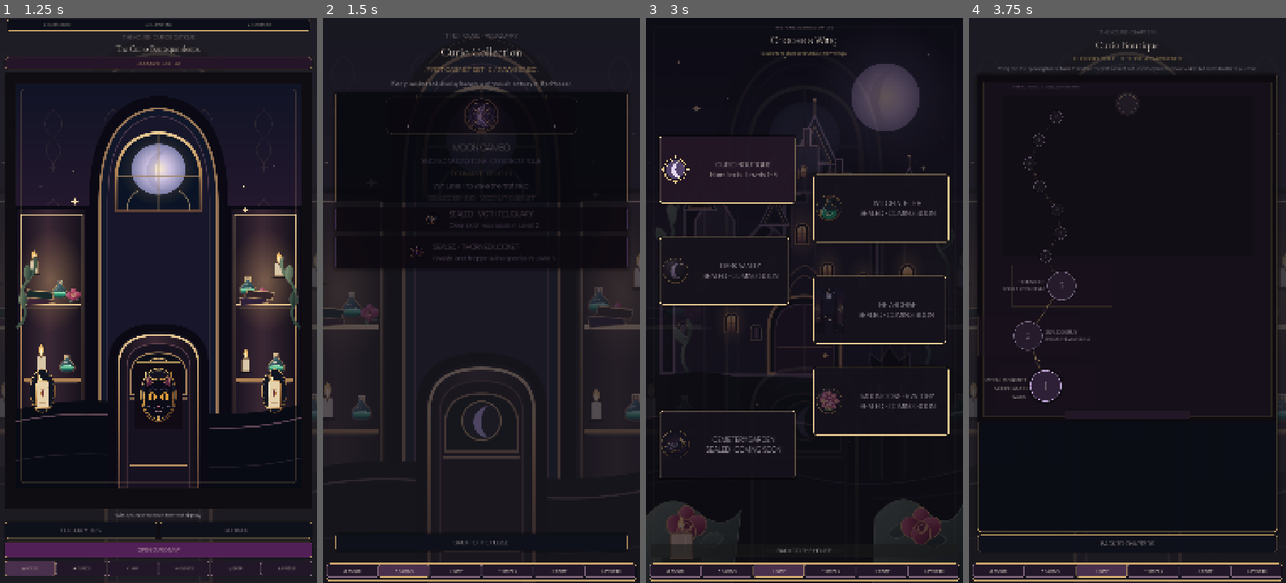
Above: before the commit, frames 1-4 (left to right).
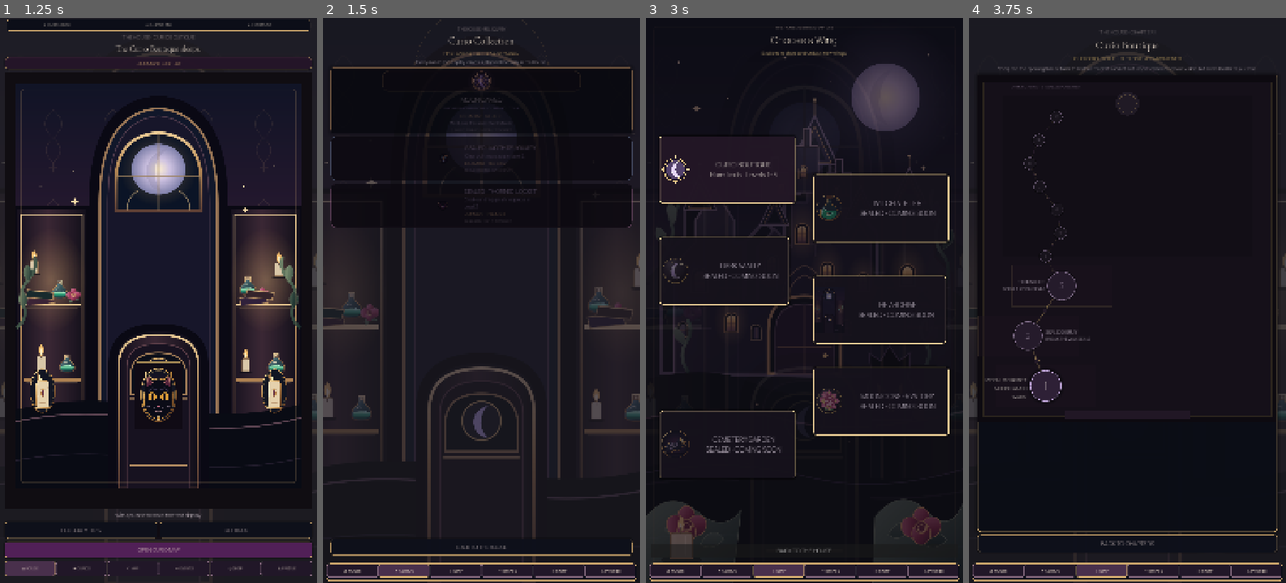
Above: after the commit, the same moments.

Repository: Jay-prodesign/akilta-match3
Game: Godot game, scene res://src/app/app_bootstrap.tscn
Two runs of this game, one before a commit and one after it. Both use one fixed random seed, a clock stepped at 60 frames per second and the inputs below.
Inputs:
- Up to frame 1 (1.25 s): click "ENTER THE HOUSE" at 0.5 s
- Up to frame 2 (1.5 s): click "RELIQUARY · 0 / 3" at 1.25 s
- Up to frame 3 (3 s): click "⌂ HOUSE" at 2 s; click "OPEN CURIO MAP" at 2.75 s
- Up to frame 4 (3.75 s): click "CURIO BOUTIQUE Rare finds · L…" at 3.5 s

Frame 1 is identical in both runs. In frame 2, 4.3% of the frame differs, in the area x 2-98%, y 1-96%; in frame 3, less than 0.1%; in frame 4, nothing differs.

Commit message:
product: make all three opening Curios feel like real rewards

Diff:
--- a/src/ui/collection/curio_collection.gd
+++ b/src/ui/collection/curio_collection.gd
@@ -13,9 +13,13 @@
 @onready var slot2_number: Label = $Layout/Cards/Slot2/Content/Number
 @onready var slot2_name: Label = $Layout/Cards/Slot2/Content/Copy/Name
 @onready var slot2_hint: Label = $Layout/Cards/Slot2/Content/Copy/Hint
+@onready var slot2_state: Label = $Layout/Cards/Slot2/Content/Copy/State
+@onready var slot2_origin: Label = $Layout/Cards/Slot2/Content/Copy/Origin
 @onready var slot3_number: Label = $Layout/Cards/Slot3/Content/Number
 @onready var slot3_name: Label = $Layout/Cards/Slot3/Content/Copy/Name
 @onready var slot3_hint: Label = $Layout/Cards/Slot3/Content/Copy/Hint
+@onready var slot3_state: Label = $Layout/Cards/Slot3/Content/Copy/State
+@onready var slot3_origin: Label = $Layout/Cards/Slot3/Content/Copy/Origin
 @onready var slot2_card: PanelContainer = $Layout/Cards/Slot2
 @onready var slot3_card: PanelContainer = $Layout/Cards/Slot3
 
@@ -54,18 +58,38 @@
 	var has_locket := curios.has("thorned_locket")
 	slot2_name.text = "MOTH RELIQUARY" if has_moth else "SEALED · MOTH RELIQUARY"
 	slot2_hint.text = "Recovered from the sealed side cabinet." if has_moth else "Clear both wax seals in Level 2."
-	slot2_number.modulate = Color.WHITE if has_moth else Color(0.65, 0.60, 0.68, 0.8)
-	slot2_card.modulate = Color.WHITE if has_moth else Color(0.72, 0.68, 0.76, 0.86)
+	slot2_state.text = "AWAKENED · RELIC 02" if has_moth else "DORMANT · RELIC 02"
+	slot2_origin.text = "RECOVERED FROM · SEALED DISPLAY" if has_moth else "SEALED BEHIND · WAX DISPLAY"
+	slot2_number.modulate = Color.WHITE if has_moth else Color(0.55, 0.51, 0.60, 0.72)
+	slot2_card.modulate = Color.WHITE if has_moth else Color(0.66, 0.62, 0.72, 0.82)
+	_apply_reward_card_style(slot2_card, has_moth, Color("#9BBED0"))
 	slot3_name.text = "THORNED LOCKET" if has_locket else "SEALED · THORNED LOCKET"
 	slot3_hint.text = "A moon-beam sigil opened its thorned clasp." if has_locket else "Create and trigger a line special in Level 3."
-	slot3_number.modulate = Color.WHITE if has_locket else Color(0.65, 0.60, 0.68, 0.8)
-	slot3_card.modulate = Color.WHITE if has_locket else Color(0.72, 0.68, 0.76, 0.86)
+	slot3_state.text = "AWAKENED · RELIC 03" if has_locket else "DORMANT · RELIC 03"
+	slot3_origin.text = "RECOVERED FROM · THORNLIGHT ARRANGEMENT" if has_locket else "SEALED BEHIND · THORNLIGHT"
+	slot3_number.modulate = Color.WHITE if has_locket else Color(0.55, 0.51, 0.60, 0.72)
+	slot3_card.modulate = Color.WHITE if has_locket else Color(0.66, 0.62, 0.72, 0.82)
+	_apply_reward_card_style(slot3_card, has_locket, Color("#C98BA8"))
 	if _moon_art != null:
 		_moon_art.texture = _load_moon_texture(MOON_AWAKENED_PATH if has_moon else MOON_SEALED_PATH)
 		_moon_art.modulate = Color.WHITE if has_moon else Color(0.75, 0.70, 0.81, 0.78)
 	if moon_ritual != null:
 		moon_ritual.set("glow_strength", 0.82 if has_moon else 0.18)
 		moon_ritual.queue_redraw()
+
+func _apply_reward_card_style(card: PanelContainer, awakened: bool, accent: Color) -> void:
+	if card == null:
+		return
+	var box := StyleBoxFlat.new()
+	box.bg_color = Color("#151019", 0.98) if awakened else Color("#100D14", 0.96)
+	box.border_color = Color(accent.r, accent.g, accent.b, 0.76 if awakened else 0.28)
+	box.set_border_width_all(2 if awakened else 1)
+	box.set_corner_radius_all(18)
+	box.content_margin_left = 12
+	box.content_margin_right = 12
+	box.content_margin_top = 10
+	box.content_margin_bottom = 10
+	card.add_theme_stylebox_override("panel", box)
 
 func _install_moon_art() -> void:
 	if moon_ritual == null:
--- a/src/ui/collection/curio_collection.tscn
+++ b/src/ui/collection/curio_collection.tscn
@@ -50,37 +50,37 @@
 anchors_preset = 15
 anchor_right = 1.0
 anchor_bottom = 1.0
-offset_left = 42.0
-offset_top = 42.0
-offset_right = -42.0
-offset_bottom = -38.0
-theme_override_constants/separation = 16
+offset_left = 26.0
+offset_top = 28.0
+offset_right = -26.0
+offset_bottom = -24.0
+theme_override_constants/separation = 8
 
 [node name="Eyebrow" type="Label" parent="Layout"]
 layout_mode = 2
 theme_override_colors/font_color = Color(0.663, 0.6, 0.659, 1)
-theme_override_font_sizes/font_size = 23
+theme_override_font_sizes/font_size = 15
 text = "THE HOUSE · RELIQUARY"
 horizontal_alignment = 1
 
 [node name="Title" type="Label" parent="Layout"]
 layout_mode = 2
 theme_override_colors/font_color = Color(0.945, 0.91, 0.866, 1)
-theme_override_font_sizes/font_size = 42
+theme_override_font_sizes/font_size = 34
 text = "Curio Collection"
 horizontal_alignment = 1
 
 [node name="Count" type="Label" parent="Layout"]
 layout_mode = 2
 theme_override_colors/font_color = Color(0.851, 0.71, 0.416, 1)
-theme_override_font_sizes/font_size = 23
+theme_override_font_sizes/font_size = 16
 text = "FIRST CABINET SET · 0 / 3 AWAKENED"
 horizontal_alignment = 1
 
 [node name="Intro" type="Label" parent="Layout"]
 layout_mode = 2
 theme_override_colors/font_color = Color(0.851, 0.804, 0.835, 1)
-theme_override_font_sizes/font_size = 22
+theme_override_font_sizes/font_size = 16
 text = "Every awakened display leaves a physical memory in the House."
 horizontal_alignment = 1
 autowrap_mode = 2
@@ -88,21 +88,21 @@
 [node name="Cards" type="VBoxContainer" parent="Layout"]
 layout_mode = 2
 size_flags_vertical = 3
-theme_override_constants/separation = 14
+theme_override_constants/separation = 10
 alignment = 0
 
 [node name="MoonCard" type="PanelContainer" parent="Layout/Cards"]
-custom_minimum_size = Vector2(0, 300)
+custom_minimum_size = Vector2(0, 210)
 layout_mode = 2
 theme_override_styles/panel = SubResource("Card")
 
 [node name="Content" type="VBoxContainer" parent="Layout/Cards/MoonCard"]
 layout_mode = 2
-theme_override_constants/separation = 10
+theme_override_constants/separation = 4
 alignment = 1
 
 [node name="RitualArt" type="Control" parent="Layout/Cards/MoonCard/Content"]
-custom_minimum_size = Vector2(0, 155)
+custom_minimum_size = Vector2(0, 88)
 layout_mode = 2
 mouse_filter = 2
 script = ExtResource("2_cameo")
@@ -112,28 +112,28 @@
 [node name="Name" type="Label" parent="Layout/Cards/MoonCard/Content"]
 layout_mode = 2
 theme_override_colors/font_color = Color(0.945, 0.91, 0.866, 1)
-theme_override_font_sizes/font_size = 30
+theme_override_font_sizes/font_size = 22
 text = "MOON CAMEO"
 horizontal_alignment = 1
 
 [node name="Material" type="Label" parent="Layout/Cards/MoonCard/Content"]
 layout_mode = 2
 theme_override_colors/font_color = Color(0.749, 0.647, 0.847, 1)
-theme_override_font_sizes/font_size = 22
+theme_override_font_sizes/font_size = 14
 text = "SMOKED MOONSTONE · CURIO BOUTIQUE"
 horizontal_alignment = 1
 
 [node name="State" type="Label" parent="Layout/Cards/MoonCard/Content"]
 layout_mode = 2
 theme_override_colors/font_color = Color(0.851, 0.71, 0.416, 1)
-theme_override_font_sizes/font_size = 23
+theme_override_font_sizes/font_size = 16
 text = "DORMANT · RELIC 01"
 horizontal_alignment = 1
 
 [node name="Detail" type="Label" parent="Layout/Cards/MoonCard/Content"]
 layout_mode = 2
 theme_override_colors/font_color = Color(0.851, 0.804, 0.835, 1)
-theme_override_font_sizes/font_size = 23
+theme_override_font_sizes/font_size = 15
 text = "Win Level 1 to wake the first relic."
 horizontal_alignment = 1
 autowrap_mode = 2
@@ -141,12 +141,12 @@
 [node name="Origin" type="Label" parent="Layout/Cards/MoonCard/Content"]
 layout_mode = 2
 theme_override_colors/font_color = Color(0.663, 0.6, 0.659, 1)
-theme_override_font_sizes/font_size = 23
+theme_override_font_sizes/font_size = 13
 text = "SEALED BEHIND · MOONLIT CABINET"
 horizontal_alignment = 1
 
 [node name="Slot2" type="PanelContainer" parent="Layout/Cards"]
-custom_minimum_size = Vector2(0, 84)
+custom_minimum_size = Vector2(0, 150)
 layout_mode = 2
 theme_override_styles/panel = SubResource("Sealed")
 
@@ -156,10 +156,10 @@
 alignment = 1
 
 [node name="Number" type="Label" parent="Layout/Cards/Slot2/Content"]
-custom_minimum_size = Vector2(72, 0)
+custom_minimum_size = Vector2(110, 0)
 layout_mode = 2
 theme_override_colors/font_color = Color(0.749, 0.647, 0.847, 0.52)
-theme_override_font_sizes/font_size = 34
+theme_override_font_sizes/font_size = 26
 text = "02"
 horizontal_alignment = 1
 vertical_alignment = 1
@@ -171,18 +171,31 @@
 [node name="Name" type="Label" parent="Layout/Cards/Slot2/Content/Copy"]
 layout_mode = 2
 theme_override_colors/font_color = Color(0.663, 0.6, 0.659, 1)
-theme_override_font_sizes/font_size = 24
+theme_override_font_sizes/font_size = 20
 text = "SEALED RELIC"
 vertical_alignment = 1
 
 [node name="Hint" type="Label" parent="Layout/Cards/Slot2/Content/Copy"]
 layout_mode = 2
 theme_override_colors/font_color = Color(0.55, 0.50, 0.58, 1)
-theme_override_font_sizes/font_size = 23
+theme_override_font_sizes/font_size = 15
 text = "Another display still sleeps."
+autowrap_mode = 2
+
+[node name="State" type="Label" parent="Layout/Cards/Slot2/Content/Copy"]
+layout_mode = 2
+theme_override_colors/font_color = Color(0.851, 0.71, 0.416, 1)
+theme_override_font_sizes/font_size = 15
+text = "DORMANT · RELIC 02"
+
+[node name="Origin" type="Label" parent="Layout/Cards/Slot2/Content/Copy"]
+layout_mode = 2
+theme_override_colors/font_color = Color(0.663, 0.6, 0.659, 1)
+theme_override_font_sizes/font_size = 12
+text = "SEALED BEHIND · WAX DISPLAY"
 
 [node name="Slot3" type="PanelContainer" parent="Layout/Cards"]
-custom_minimum_size = Vector2(0, 112)
+custom_minimum_size = Vector2(0, 150)
 layout_mode = 2
 theme_override_styles/panel = SubResource("Sealed")
 
@@ -192,10 +205,10 @@
 alignment = 1
 
 [node name="Number" type="Label" parent="Layout/Cards/Slot3/Content"]
-custom_minimum_size = Vector2(72, 0)
+custom_minimum_size = Vector2(110, 0)
 layout_mode = 2
 theme_override_colors/font_color = Color(0.749, 0.647, 0.847, 0.38)
-theme_override_font_sizes/font_size = 34
+theme_override_font_sizes/font_size = 26
 text = "03"
 horizontal_alignment = 1
 vertical_alignment = 1
@@ -207,18 +220,31 @@
 [node name="Name" type="Label" parent="Layout/Cards/Slot3/Content/Copy"]
 layout_mode = 2
 theme_override_colors/font_color = Color(0.663, 0.6, 0.659, 1)
-theme_override_font_sizes/font_size = 24
+theme_override_font_sizes/font_size = 20
 text = "SEALED RELIC"
 vertical_alignment = 1
 
 [node name="Hint" type="Label" parent="Layout/Cards/Slot3/Content/Copy"]
 layout_mode = 2
 theme_override_colors/font_color = Color(0.55, 0.50, 0.58, 1)
-theme_override_font_sizes/font_size = 23
+theme_override_font_sizes/font_size = 15
 text = "The cabinet has not revealed this name."
+autowrap_mode = 2
+
+[node name="State" type="Label" parent="Layout/Cards/Slot3/Content/Copy"]
+layout_mode = 2
+theme_override_colors/font_color = Color(0.851, 0.71, 0.416, 1)
+theme_override_font_sizes/font_size = 15
+text = "DORMANT · RELIC 03"
+
+[node name="Origin" type="Label" parent="Layout/Cards/Slot3/Content/Copy"]
+layout_mode = 2
+theme_override_colors/font_color = Color(0.663, 0.6, 0.659, 1)
+theme_override_font_sizes/font_size = 12
+text = "SEALED BEHIND · THORNLIGHT"
 
 [node name="Back" type="Button" parent="Layout"]
-custom_minimum_size = Vector2(0, 60)
-layout_mode = 2
-theme_override_font_sizes/font_size = 20
+custom_minimum_size = Vector2(0, 54)
+layout_mode = 2
+theme_override_font_sizes/font_size = 18
 text = "BACK TO THE HOUSE"
--- a/tests/visual/capture_three_level_progression.gd
+++ b/tests/visual/capture_three_level_progression.gd
@@ -46,6 +46,16 @@
 	var count: Label = collection.get_node_or_null("Layout/Count") as Label
 	if count == null or not count.text.contains("3 / 3 AWAKENED"):
 		return _fail(app, "final Reliquary does not show 3 / 3")
+	var moth_card: PanelContainer = collection.get_node_or_null("Layout/Cards/Slot2") as PanelContainer
+	var locket_card: PanelContainer = collection.get_node_or_null("Layout/Cards/Slot3") as PanelContainer
+	var moth_state: Label = collection.get_node_or_null("Layout/Cards/Slot2/Content/Copy/State") as Label
+	var locket_state: Label = collection.get_node_or_null("Layout/Cards/Slot3/Content/Copy/State") as Label
+	if moth_card == null or locket_card == null or moth_card.custom_minimum_size.y < 140.0 or locket_card.custom_minimum_size.y < 140.0:
+		return _fail(app, "final Reliquary must give Levels 2 and 3 meaningful visual reward cards")
+	if moth_state == null or moth_state.text != "AWAKENED · RELIC 02":
+		return _fail(app, "final Reliquary must show Moth Reliquary as awakened")
+	if locket_state == null or locket_state.text != "AWAKENED · RELIC 03":
+		return _fail(app, "final Reliquary must show Thorned Locket as awakened")
 	if not await _save(app, "progression-final-reliquary.png"):
 		return
 	collection.get_node("Layout/Back").emit_signal("pressed")
Not shown, changed: .github/workflows/level1-web.yml
Not shown, changed: .github/workflows/p0-headless.yml
Not shown, changed: .github/workflows/p0-visual.yml
